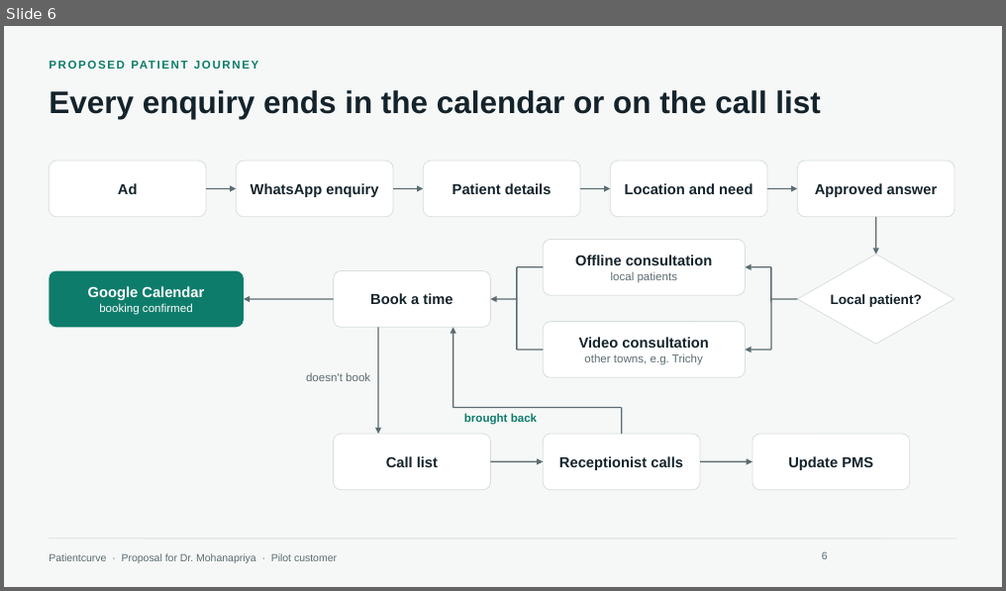
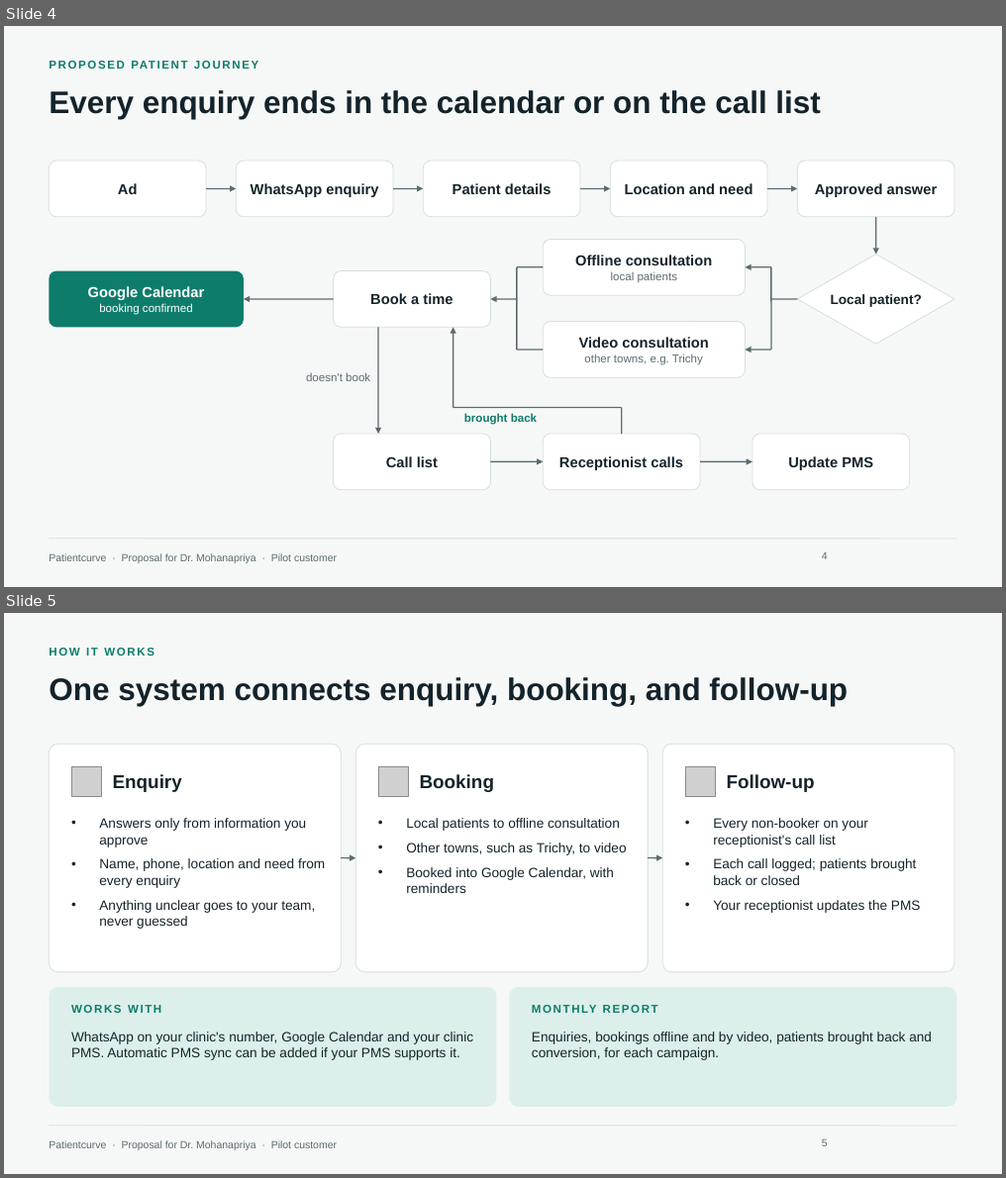
Before and after one commit to HARRISHG/staff-chat-flow, a slide deck: Patientcurve-Proposal-Dr-Mohanapriya.pptx. Shown one above the other, each under a label of ours: slide 6 before the commit, slides 4 and 5 after it. The pictures are 1006x591 and 1006x1178 pixels, drawn with LibreOffice and Linux fonts; fonts in the diff are those of the drawing; grey boxes stand for pictures; background and template pictures are left out. Boxes give left, top, right and bottom in pixels: in the first picture for what was removed or moved away, otherwise in the second. Text is boxed around its words. In the diff, an @@ line names an element or a change of style, - is before the commit and + after.

```diff
--- a/Patientcurve-Proposal-Dr-Mohanapriya.pptx
+++ b/Patientcurve-Proposal-Dr-Mohanapriya.pptx
@@ slide 5 added at (x1=4, y1=613, x2=1002, y2=1174), background #F6F8F7; not listed: 2 template elements that a slide beside it also shows @@
@@ text added at (x1=49, y1=648, x2=154, y2=656), 11 pt, text #0E7C6B, bold @@
+HOW IT WORKS
@@ title added at (x1=49, y1=677, x2=847, y2=706), 30 pt, text #14232B, bold @@
+One system connects enquiry, booking, and follow-up
@@ rounded rectangle added at (x1=49, y1=744, x2=341, y2=972), fill #FFFFFF, outline #D5DEDB 0.75 pt @@
@@ rounded rectangle added at (x1=355, y1=744, x2=648, y2=972), fill #FFFFFF, outline #D5DEDB 0.75 pt @@
@@ rounded rectangle added at (x1=662, y1=744, x2=954, y2=972), fill #FFFFFF, outline #D5DEDB 0.75 pt @@
@@ picture added at (x1=71, y1=766, x2=101, y2=796) @@
@@ text added at (x1=113, y1=774, x2=182, y2=792), 18 pt, text #14232B, bold @@
+Enquiry
@@ picture added at (x1=378, y1=766, x2=408, y2=796) @@
@@ text added at (x1=420, y1=774, x2=494, y2=792), 18 pt, text #14232B, bold @@
+Booking
@@ picture added at (x1=685, y1=766, x2=715, y2=796) @@
@@ text added at (x1=727, y1=774, x2=815, y2=792), 18 pt, text #14232B, bold @@
+Follow-up
@@ text added at (x1=99, y1=818, x2=325, y2=929), 13 pt, text #14232B @@
+• Answers only from information you approve
+• Name, phone, location and need from every enquiry
+• Anything unclear goes to your team, never guessed
@@ text added at (x1=406, y1=818, x2=627, y2=893), 13 pt, text #14232B @@
+• Local patients to offline consultation
+• Other towns, such as Trichy, to video
+• Booked into Google Calendar, with reminders
@@ text added at (x1=713, y1=818, x2=921, y2=913), 13 pt, text #14232B @@
+• Every non-booker on your receptionist's call list
+• Each call logged; patients brought back or closed
+• Your receptionist updates the PMS
@@ arrow added from (341, 858) to (355, 858), #5B6B70 1.25 pt @@
@@ arrow added from (648, 858) to (662, 858), #5B6B70 1.25 pt @@
@@ rounded rectangle added at (x1=49, y1=987, x2=497, y2=1107), fill #DCEFEA @@
@@ rounded rectangle added at (x1=509, y1=987, x2=957, y2=1107), fill #DCEFEA @@
@@ text added at (x1=71, y1=1005, x2=161, y2=1013), 11 pt, text #0E7C6B, bold @@
+WORKS WITH
@@ text added at (x1=532, y1=1002, x2=906, y2=1025), 11 pt, text #0E7C6B, bold @@
+MONTHLY REPORT
@@ text added at (x1=71, y1=1032, x2=473, y2=1060), 13 pt, text #14232B @@
+WhatsApp on your clinic's number, Google Calendar and your clinic PMS. Automatic PMS sync can be added if your PMS supports it.
@@ text added at (x1=532, y1=1032, x2=932, y2=1060), 13 pt, text #14232B @@
+Enquiries, bookings offline and by video, patients brought back and conversion, for each campaign.
@@ page number added at (x1=822, y1=1140, x2=828, y2=1147), 10 pt, text #5B6B70 @@
+5
@@ what was slide 6 is now slide 4 @@
@@ page number at (x1=822, y1=553, x2=828, y2=560): text changed @@
-6
+4
```
Also in this commit, not shown: 2 slides changed, 2 other slides added, 10 slides removed, 1 other file.
